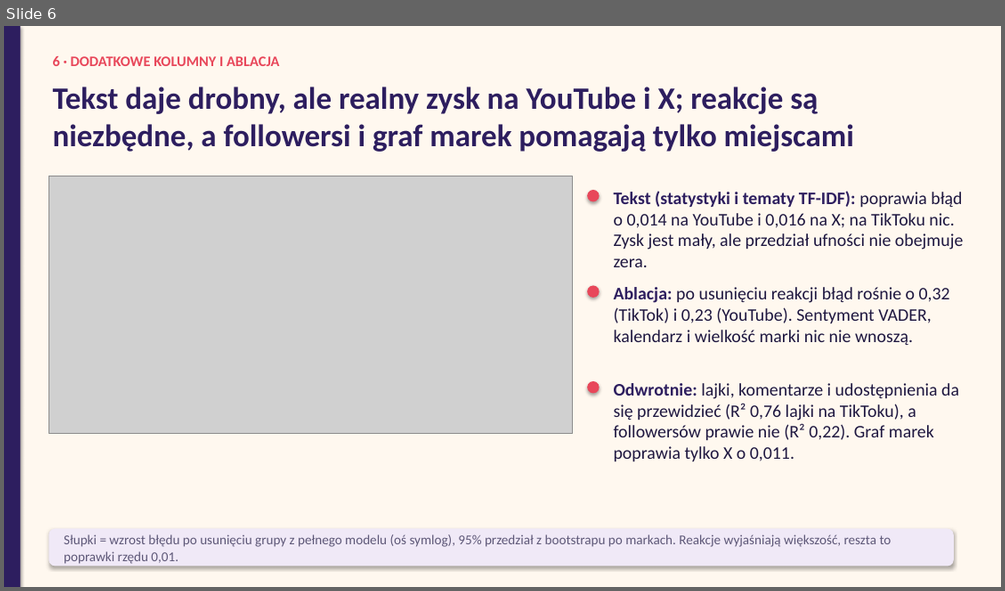
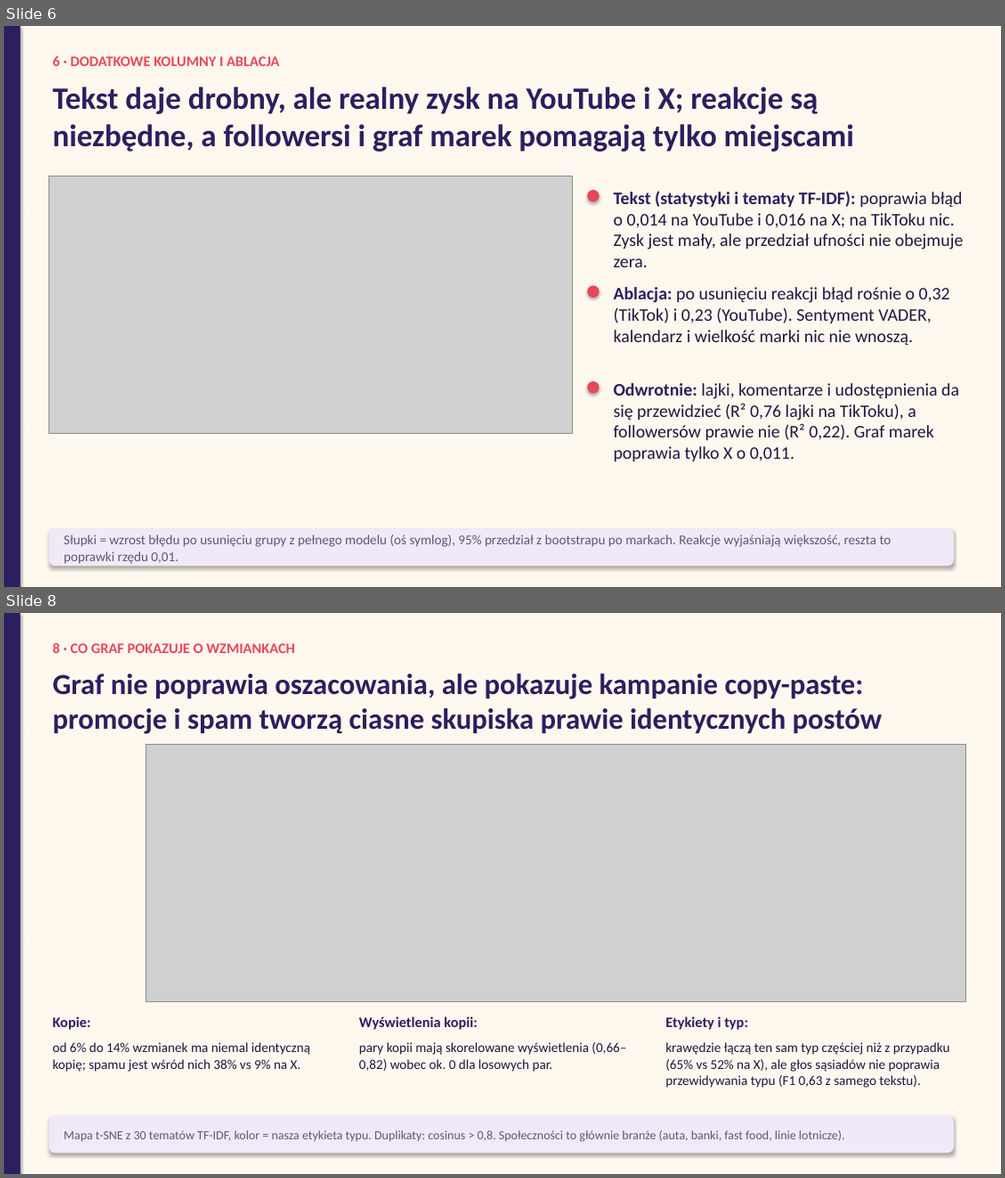
Before and after one commit to mikolaj-olesinski/Digital-Media-Analysis-PWR, a slide deck: pitchdeck/results_pl.pptx. Shown one above the other, each under a label of ours: slide 6 before the commit, slides 6 and 8 after it; the slides between them are not shown. The pictures are 1005x591 and 1005x1178 pixels, drawn with LibreOffice and Linux fonts; fonts in the diff are those of the drawing; grey boxes stand for pictures. Boxes give left, top, right and bottom in pixels: in the first picture for what was removed or moved away, otherwise in the second. Text is boxed around its words. In the diff, an @@ line names an element or a change of style, - is before the commit and + after.

Commit message:
Add graph lab notebook, story figures and graph slides

```diff
--- a/pitchdeck/results_pl.pptx
+++ b/pitchdeck/results_pl.pptx
@@ slide 8 added at (4,613,1001,1174), background #FFF8EF @@
@@ rectangle added at (4,613,20,1174), fill #2D1E5F @@
@@ text added at (53,643,295,653), 14 pt, text #E8475A, bold @@
+8 · CO GRAF POKAZUJE O WZMIANKACH
@@ text added at (53,674,882,734), 28 pt, text #2D1E5F, bold @@
+Graf nie poprawia oszacowania, ale pokazuje kampanie copy-paste: promocje i spam tworzą ciasne skupiska prawie identycznych postów
@@ picture added at (146,744,966,1002) @@
@@ text added at (53,1016,91,1030), 14 pt, text #2D1E5F, bold @@
+Kopie:
@@ text added at (359,1016,477,1030), 14 pt, text #2D1E5F, bold @@
+Wyświetlenia kopii:
@@ text added at (665,1016,748,1030), 14 pt, text #2D1E5F, bold @@
+Etykiety i typ:
@@ text added at (53,1042,310,1071), 13 pt, text #1E1740 @@
+od 6% do 14% wzmianek ma niemal identyczną kopię; spamu jest wśród nich 38% vs 9% na X.
@@ text added at (359,1042,626,1071), 13 pt, text #1E1740 @@
+pary kopii mają skorelowane wyświetlenia (0,66–0,82) wobec ok. 0 dla losowych par.
@@ text added at (665,1042,950,1087), 13 pt, text #1E1740 @@
+krawędzie łączą ten sam typ częściej niż z przypadku (65% vs 52% na X), ale głos sąsiadów nie poprawia przewidywania typu (F1 0,63 z samego tekstu).
@@ rounded rectangle added at (48,1116,954,1153), fill #F0E9F7 @@
@@ text added at (64,1130,845,1142), 12 pt, text #5E5878 @@
+Mapa t-SNE z 30 tematów TF-IDF, kolor = nasza etykieta typu. Duplikaty: cosinus > 0,8. Społeczności to głównie branże (auta, banki, fast food, linie lotnicze).
```
Also in this commit, not shown: 1 slide changed, 1 other slide added, 17 other files.
